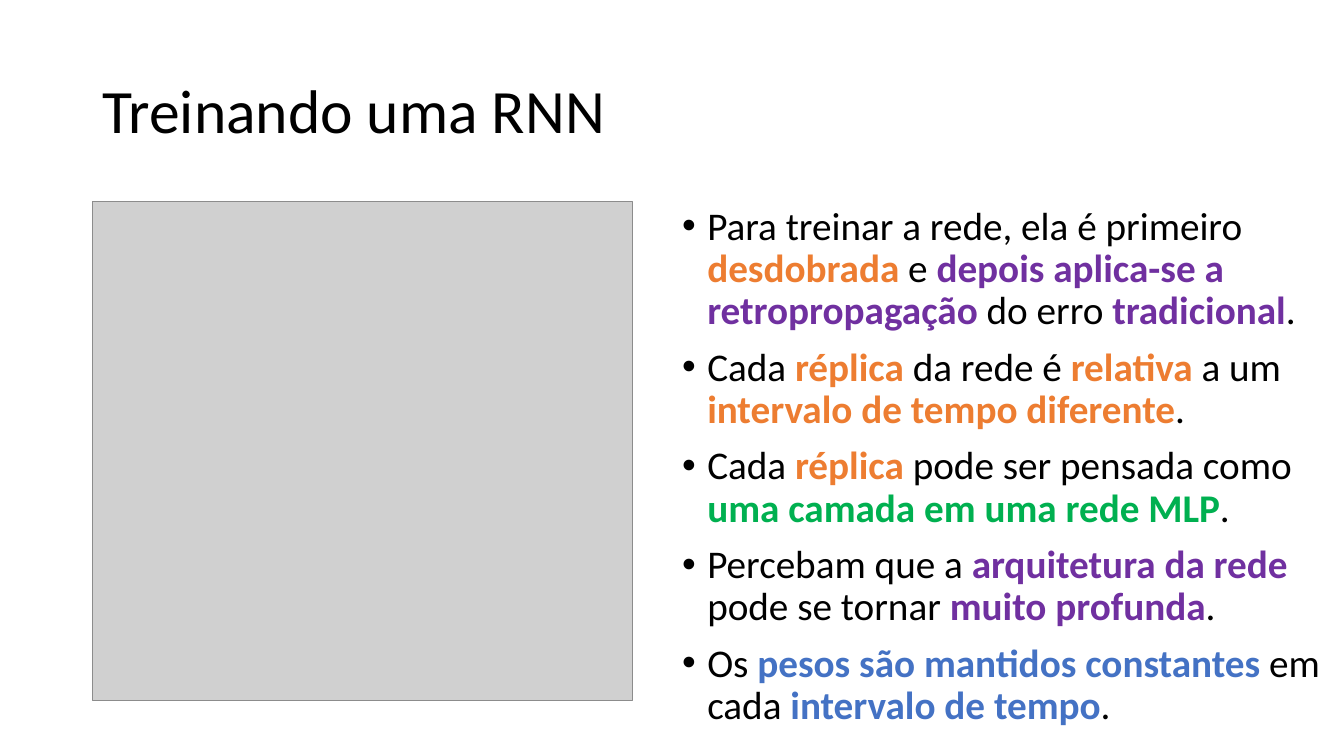
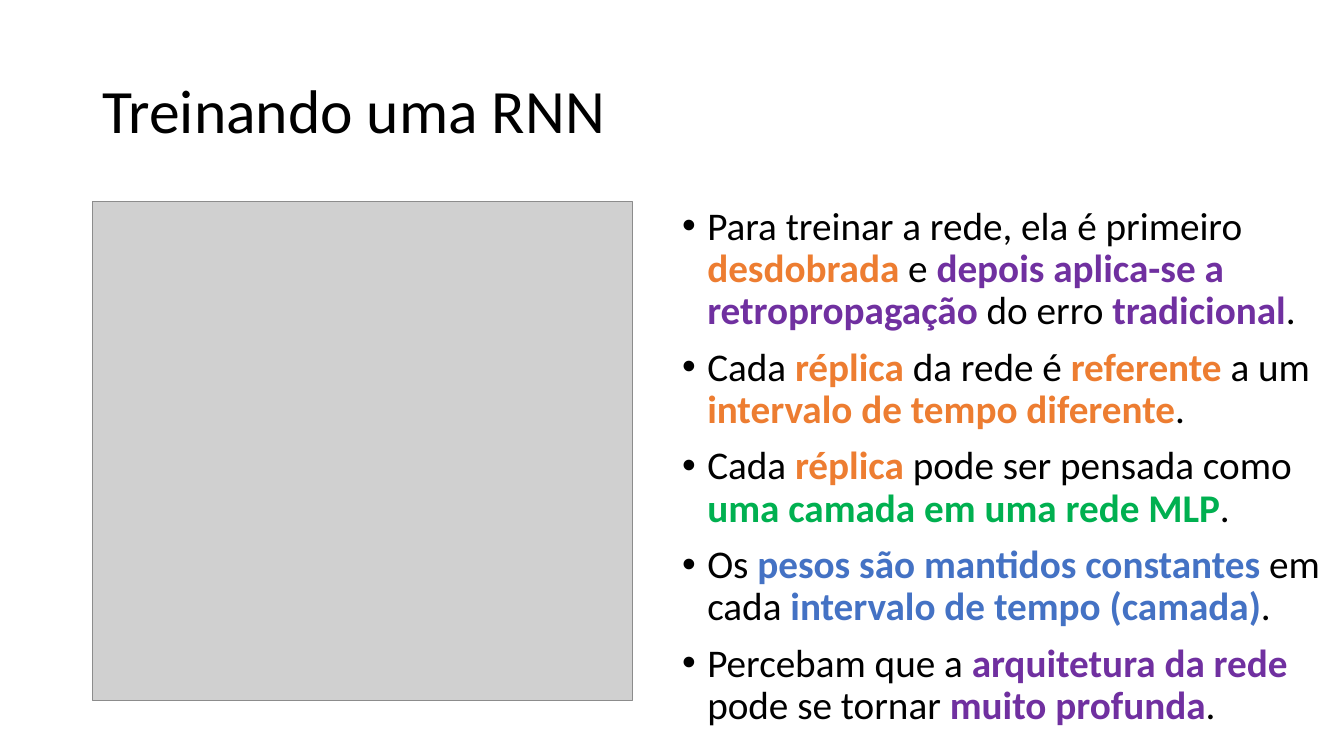
Before and after one commit to zz4fap/c24_inteligencia_artificial, a slide deck: slide 20 of slides/C24_RNN.pptx. Drawn at 1344x756 pixels with LibreOffice and Linux fonts; fonts in the diff are those of the drawing; grey boxes stand for pictures. Boxes give left, top, right and bottom in pixels: in the first picture for what was removed or moved away, otherwise in the second. Text is boxed around its words. In the diff, an @@ line names an element or a change of style, - is before the commit and + after.

```diff
--- a/slides/C24_RNN.pptx
+++ b/slides/C24_RNN.pptx
@@ text at (707, 353, 1310, 429): text changed @@
-• Cada réplica da rede é relativa a um intervalo de tempo diferente.
+• Cada réplica da rede é referente a um intervalo de tempo diferente.
@@ text at (707, 550, 1320, 626): paragraph added @@
+• Os pesos são mantidos constantes em cada intervalo de tempo (camada).
@@ text at (707, 649, 1320, 725): paragraph removed @@
-• Os pesos são mantidos constantes em cada intervalo de tempo.
```
Also in this commit, not shown: 18 other slides changed, 1 other file.
